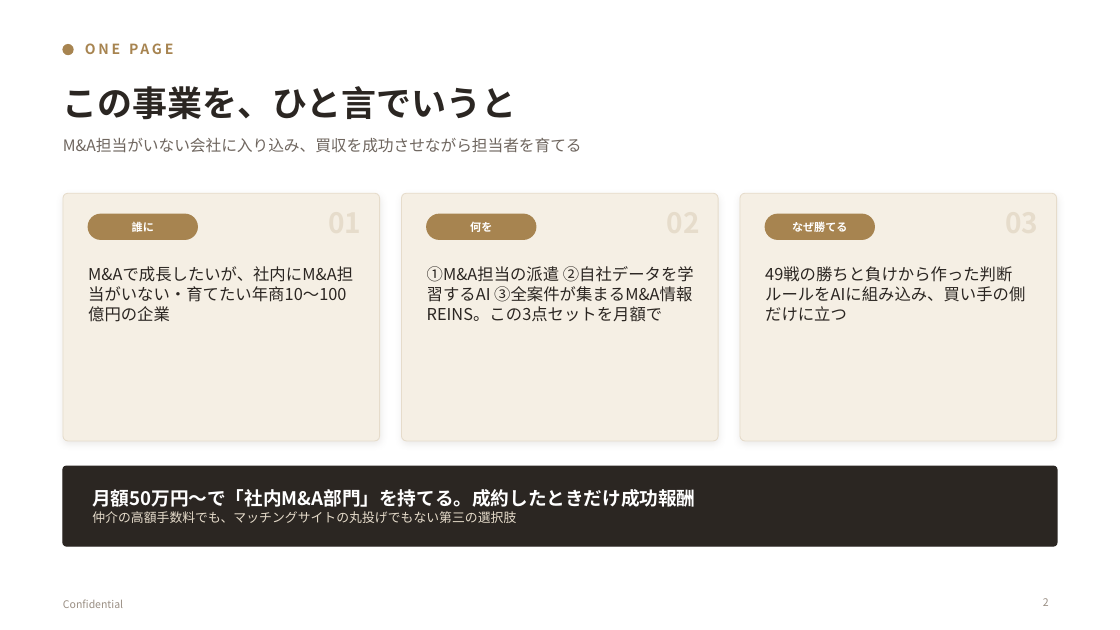
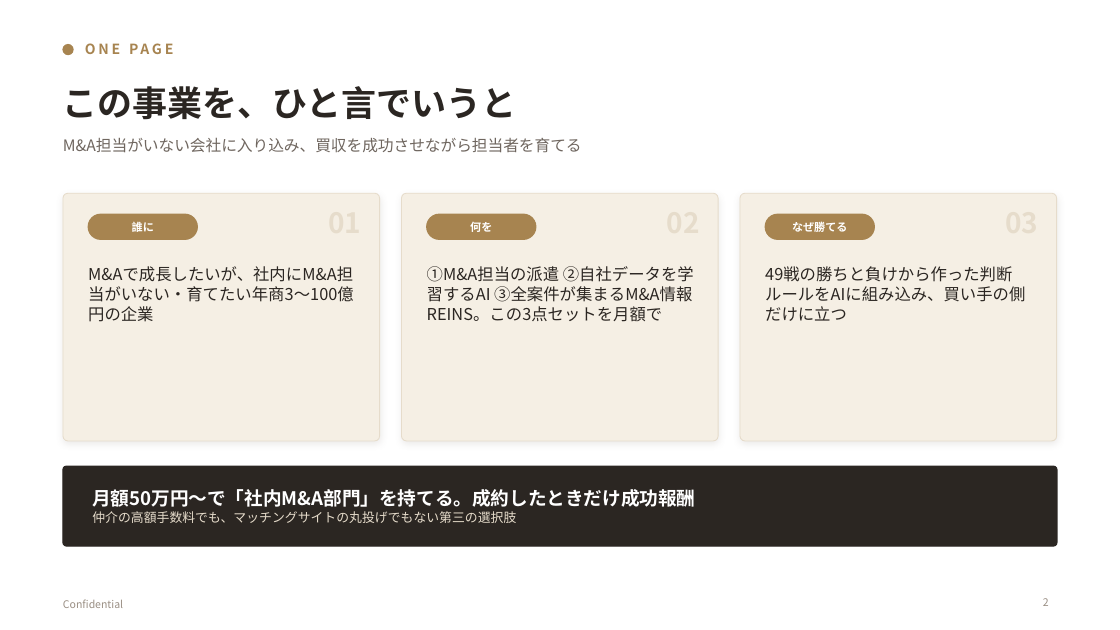
Before and after one commit to nakano-winebank/wine-auction, a slide deck: slide 2 of docs/business/事業概要_AI_MA部門_営業用.pptx. Drawn at 1120x630 pixels with LibreOffice and Linux fonts; fonts in the diff are those of the drawing. Boxes give left, top, right and bottom in pixels: in the first picture for what was removed or moved away, otherwise in the second. Text is boxed around its words. In the diff, an @@ line names an element or a change of style, - is before the commit and + after.

```diff
--- a/docs/business/事業概要_AI_MA部門_営業用.pptx
+++ b/docs/business/事業概要_AI_MA部門_営業用.pptx
@@ text at (88,266,354,302): text changed @@
-M&Aで成長したいが、社内にM&A担当がいない・育てたい年商10〜100億円の企業
+M&Aで成長したいが、社内にM&A担当がいない・育てたい年商3〜100億円の企業
```
Also in this commit, not shown: 8 other slides changed, 4 other files.
